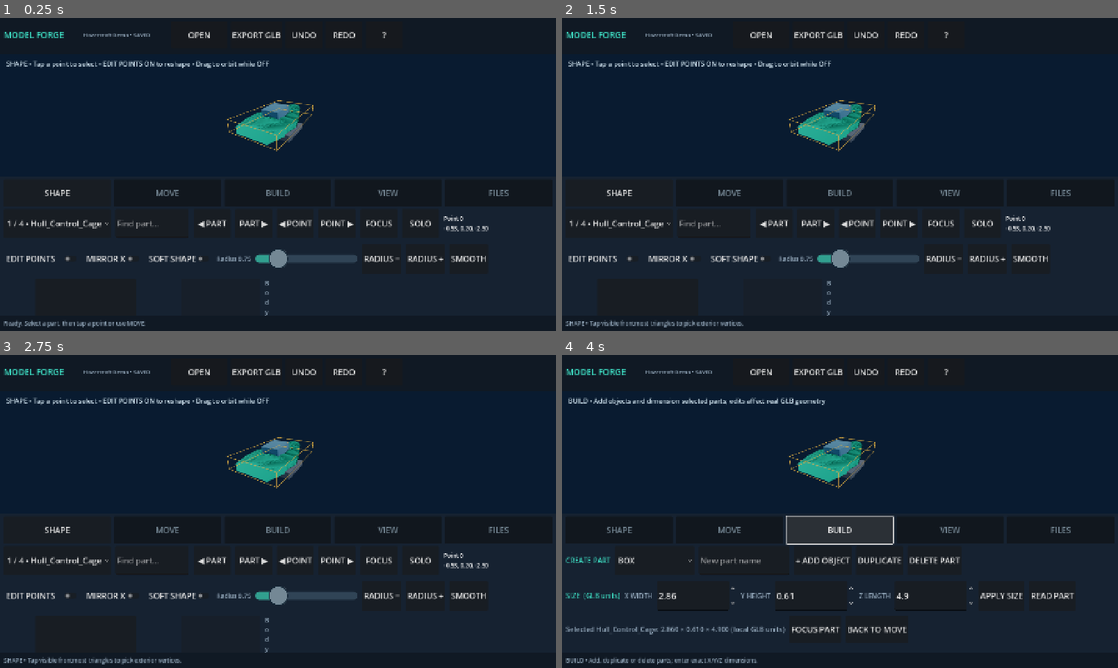
Above: before the commit, frames 1-4 (two rows, left to right).
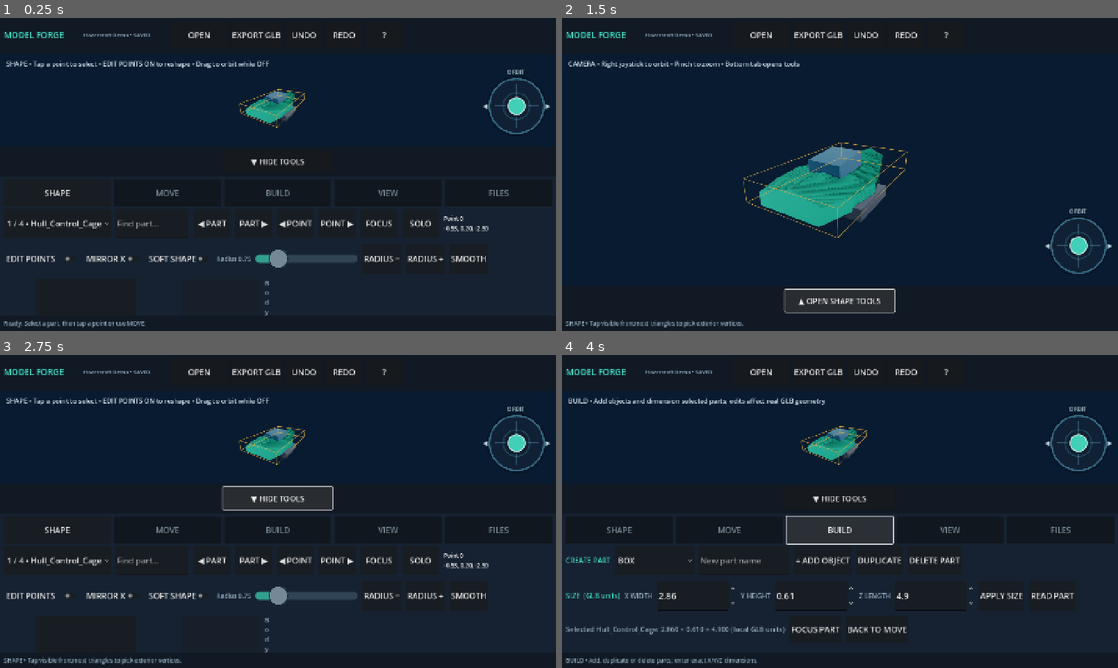
Above: after the commit, the same moments.

Repository: tpylman90-ctrl/Model-forge
Game: Godot game, scene res://main.tscn
Same seed, same stepped clock (60 frames per second), same inputs: the game is played once before the commit and once after it.
Inputs (mouse positions are in pixels of both pictures, inside the frame that each line leads up to):
- Up to frame 1 (0.25 s): no input
- Up to frame 2 (1.5 s): click "SHAPE" at 0.5 s; click (840, 161) at 1.25 s, where only the run after the commit has a clickable "▼ HIDE TOOLS"
- Up to frame 3 (2.75 s): click (278, 636) at 2 s, where only the run after the commit has a clickable "▲ OPEN SHAPE TOOLS"
- Up to frame 4 (4 s): click "MOVE" at 2.75 s; click "BUILD" at 3.5 s

The runs differ from the first frame. In frame 1, 2.2% of the frame differs, in the area x 40-99%, y 16-48%; in frame 2, 9.3%, in the area x 1-99%, y 13-96%; in frame 3, 3.6%; in frame 4, 2.2%.

Commit message:
Add independent right camera joystick and persistent bottom hide/show editing drawer with full-height model viewport

Diff:
--- a/scripts/main.gd
+++ b/scripts/main.gd
@@ -3,6 +3,7 @@
 const MeshEdit = preload("res://scripts/mesh_editor.gd")
 const AxisGizmo = preload("res://scripts/axis_gizmo.gd")
 const StudioRig = preload("res://scripts/studio_rig.gd")
+const CameraJoystick = preload("res://scripts/camera_joystick.gd")
 const DARK := Color("#101924")
 const PANEL := Color("#162231")
 const ACCENT := Color("#3ddbc1")
@@ -82,6 +83,12 @@
 var axis_picker: OptionButton
 var edit_toggle: CheckButton
 var touch_hint: Label
+var tool_drawer: PanelContainer
+var tool_drawer_toggle: Button
+var tool_drawer_open: bool = true
+var camera_joystick: Control
+var camera_stick_direction: Vector2 = Vector2.ZERO
+var camera_stick_rate: float = 1.65
 var wire_toggle: CheckButton
 var reference_preview: TextureRect
 var reference_window: PanelContainer
@@ -205,9 +212,44 @@
     ref_column.add_child(reference_preview)
     reference_window.visible = false
 
-    var dock := PanelContainer.new()
-    _panel_style(dock, PANEL)
-    whole.add_child(dock)
+    # Camera orbit has its own touch surface, so the right thumb never
+    # drags mesh vertices or grabs the selected move gizmo.
+    camera_joystick = CameraJoystick.new()
+    camera_joystick.name = "CameraOrbitJoystick"
+    camera_joystick.anchor_left = 1.0
+    camera_joystick.anchor_right = 1.0
+    camera_joystick.anchor_top = 1.0
+    camera_joystick.anchor_bottom = 1.0
+    camera_joystick.offset_left = -189
+    camera_joystick.offset_right = -15
+    camera_joystick.offset_top = -192
+    camera_joystick.offset_bottom = -18
+    camera_joystick.direction_changed.connect(_camera_stick_changed)
+    viewport_area.add_child(camera_joystick)
+
+    # The narrow tab remains docked to the very bottom when the editing
+    # drawer is collapsed. The 3D viewport expands into the released space.
+    var drawer_handle := PanelContainer.new()
+    drawer_handle.name = "BottomToolDrawerHandle"
+    _panel_style(drawer_handle, DARK)
+    whole.add_child(drawer_handle)
+    var drawer_handle_row := HBoxContainer.new()
+    drawer_handle_row.alignment = BoxContainer.ALIGNMENT_CENTER
+    drawer_handle.add_child(drawer_handle_row)
+    tool_drawer_toggle = Button.new()
+    tool_drawer_toggle.name = "ToggleToolDrawer"
+    tool_drawer_toggle.text = "▼ HIDE TOOLS"
+    tool_drawer_toggle.custom_minimum_size = Vector2(285, 58)
+    tool_drawer_toggle.add_theme_font_size_override("font_size", 20)
+    tool_drawer_toggle.set_meta("compact_drawer_handle", true)
+    tool_drawer_toggle.pressed.connect(_toggle_tool_drawer)
+    drawer_handle_row.add_child(tool_drawer_toggle)
+
+    tool_drawer = PanelContainer.new()
+    tool_drawer.name = "EditingToolDrawer"
+    _panel_style(tool_drawer, PANEL)
+    whole.add_child(tool_drawer)
+    var dock := tool_drawer
     var stack := VBoxContainer.new()
     stack.add_theme_constant_override("separation", 7)
     dock.add_child(stack)
@@ -473,7 +515,7 @@
     status_label = _label(footer, "Model Forge ready", 15, MUTED)
     help_dialog = AcceptDialog.new()
     help_dialog.title = "Model Forge • Quick Guide"
-    help_dialog.dialog_text = "MODEL FORGE — START HERE\n\n1 …(720 unchanged characters)… port all modeled parts to a new GLB.\n\nPinch to zoom; two-finger drag pans. Import materials are not overwritten by the VIEW lighting controls."
+    help_dialog.dialog_text = "MODEL FORGE — START HERE\n\n1 …(720 unchanged characters)… port all modeled parts to a new GLB.\n\nUse the right-side CAMERA JOYSTICK to orbit without touching geometry. Tap the small bottom TOOLS tab to collapse or reopen the controls and get a much larger view. Pinch to zoom; two-finger drag pans. Import materials are not overwritten by VIEW lighting."
     add_child(help_dialog)
     _show_tab(0)
 
@@ -700,6 +742,38 @@
     _mark_dirty()
     _notify("Deleted part (UNDO restores it).")
 
+func _toggle_tool_drawer() -> void:
+    _set_tool_drawer_open(not tool_drawer_open)
+
+func _set_tool_drawer_open(opened: bool) -> void:
+    if tool_drawer == null or tool_drawer_toggle == null:
+        return
+    if not opened and gizmo_drag_active:
+        _finish_gizmo_drag()
+    if not opened and pointer_down:
+        _pointer_end()
+    tool_drawer_open = opened
+    tool_drawer.visible = opened
+    tool_drawer_toggle.text = "▼ HIDE TOOLS" if opened else "▲ OPEN %s TOOLS" % ["SHAPE", "MOVE", "BUILD", "VIEW", "FILES"][active_tab]
+    tool_drawer_toggle.tooltip_text = "Collapse editing controls for a bigger model viewport" if opened else "Show editing controls without changing the active tool"
+    # Leave current camera orbit/zoom unchanged, allowing the newly available
+    # screen space to display more of the model immediately.
+    if camera != null:
+        _update_camera()
+    _update_touch_hint()
+
+func _camera_stick_changed(direction: Vector2) -> void:
+    camera_stick_direction = direction.limit_length(1.0)
+
+func _process(delta: float) -> void:
+    if camera_stick_direction.length_squared() < 0.014:
+        return
+    # Analog input rotates the camera only. Never select or mutate a mesh.
+    var step: float = minf(delta, 0.050)
+    orbit_yaw -= camera_stick_direction.x * camera_stick_rate * step
+    orbit_pitch -= camera_stick_direction.y * camera_stick_rate * 0.82 * step
+    _update_camera()
+
 func _show_tab(index: int) -> void:
     # Switching tools must never leave a 3D drag captured.
     if gizmo_drag_active:
@@ -707,6 +781,8 @@
         pointer_down = false
         pointer_dragging_vertex = false
     active_tab = index
+    if not tool_drawer_open and tool_drawer_toggle != null:
+        tool_drawer_toggle.text = "▲ OPEN %s TOOLS" % ["SHAPE", "MOVE", "BUILD", "VIEW", "FILES"][active_tab]
     for i in range(tool_panels.size()):
         tool_panels[i].visible = (i == index)
         tab_buttons[i].modulate = Color.WHITE if i == index else Color("#879cab")
@@ -741,6 +817,8 @@
         return
     if edit_toggle != null and edit_toggle.button_pressed:
         touch_hint.text = "EDIT MODE • Drag a point to pull • Switch EDIT POINTS off to orbit"
+    elif not tool_drawer_open:
+        touch_hint.text = "CAMERA • Right joystick to orbit • Pinch to zoom • Bottom tab opens tools"
     elif active_tab == 0:
         touch_hint.text = "SHAPE • Tap a point to select • EDIT POINTS ON to reshape • Drag to orbit while OFF"
     elif active_tab == 2:
@@ -1044,8 +1122,12 @@
         field.add_theme_font_size_override("font_size", 21)
     elif node is Button:
         var btn: Button = node
-        btn.custom_minimum_size.y = maxf(70.0, btn.custom_minimum_size.y)
-        btn.add_theme_font_size_override("font_size", 21)
+        if btn.has_meta("compact_drawer_handle"):
+            btn.custom_minimum_size.y = maxf(58.0, btn.custom_minimum_size.y)
+            btn.add_theme_font_size_override("font_size", 20)
+        else:
+            btn.custom_minimum_size.y = maxf(70.0, btn.custom_minimum_size.y)
+            btn.add_theme_font_size_override("font_size", 21)
     for child in node.get_children():
         if child is Control:
             _apply_touch_ui(child)
@@ -2384,6 +2466,8 @@
         if pointer_down:
             _pointer_end()
         touch_positions.clear()
+        if camera_joystick != null:
+            camera_joystick.release()
         last_pinch_distance = 0.0
         last_pinch_midpoint = Vector2.ZERO
 
